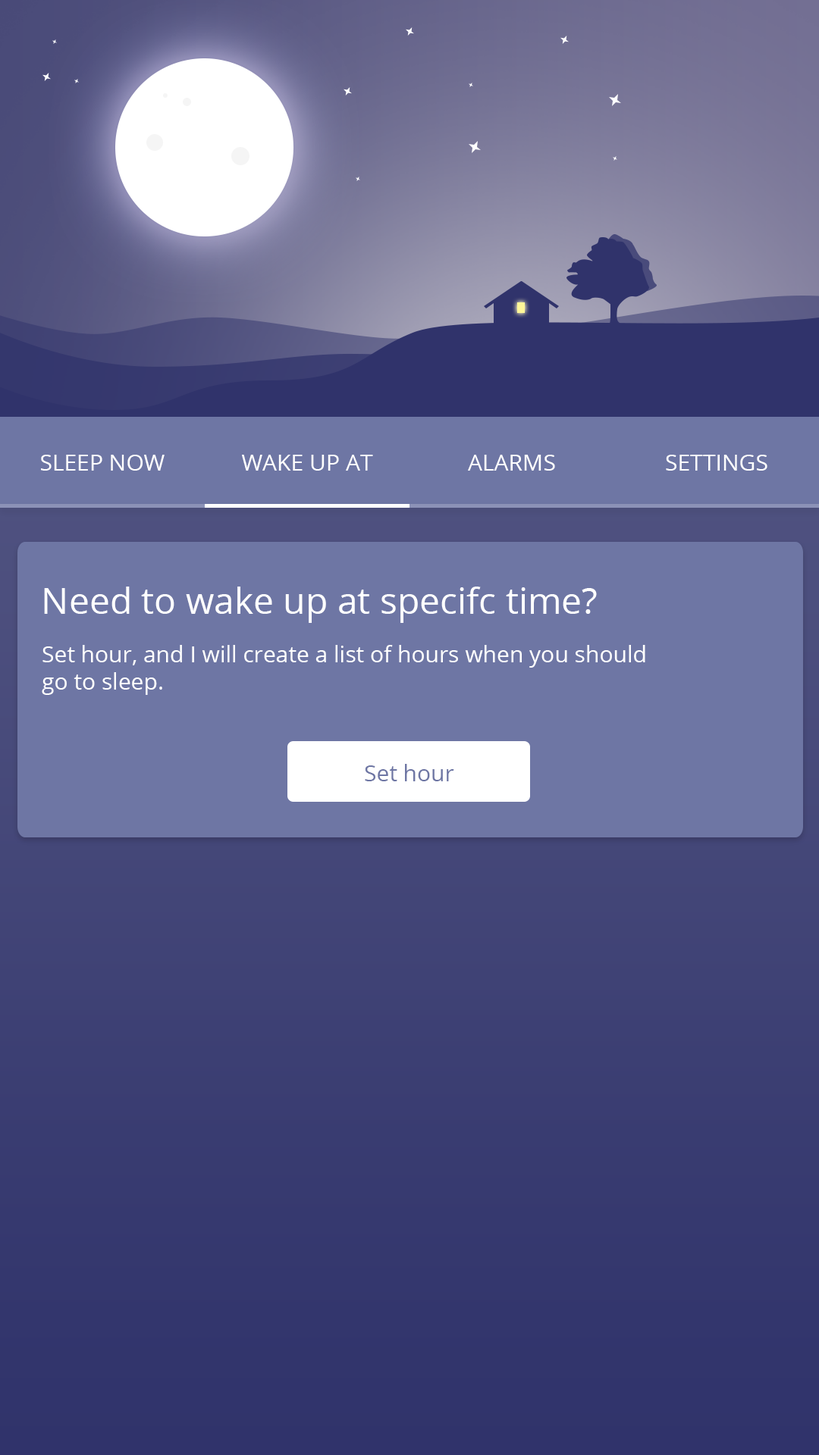
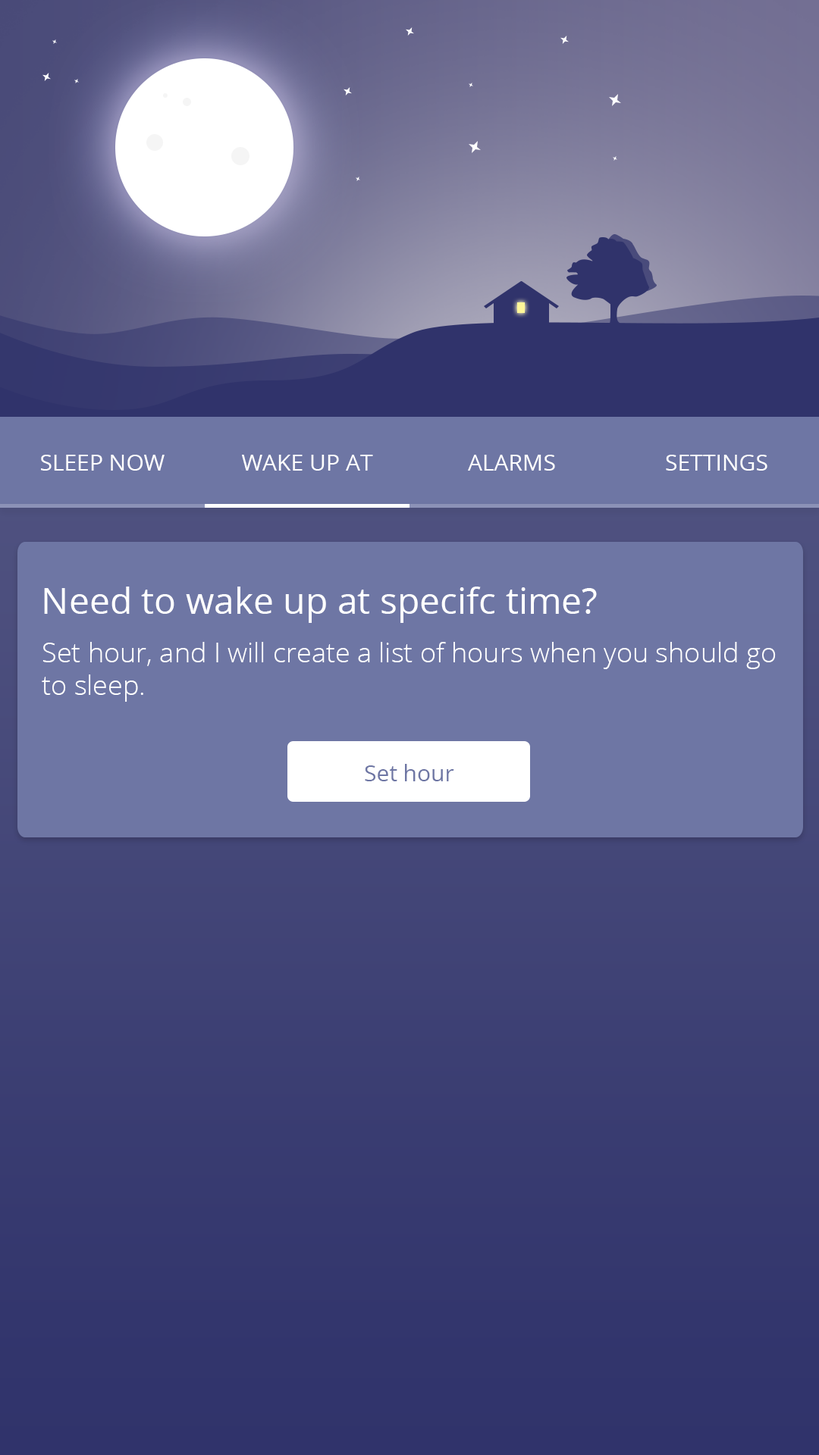
Two versions of the same layered image (819x1455). Layer-by-layer changes:
painted on "Set hour, and I will create a list of hours when you should go" over [41, 642, 776, 702]
